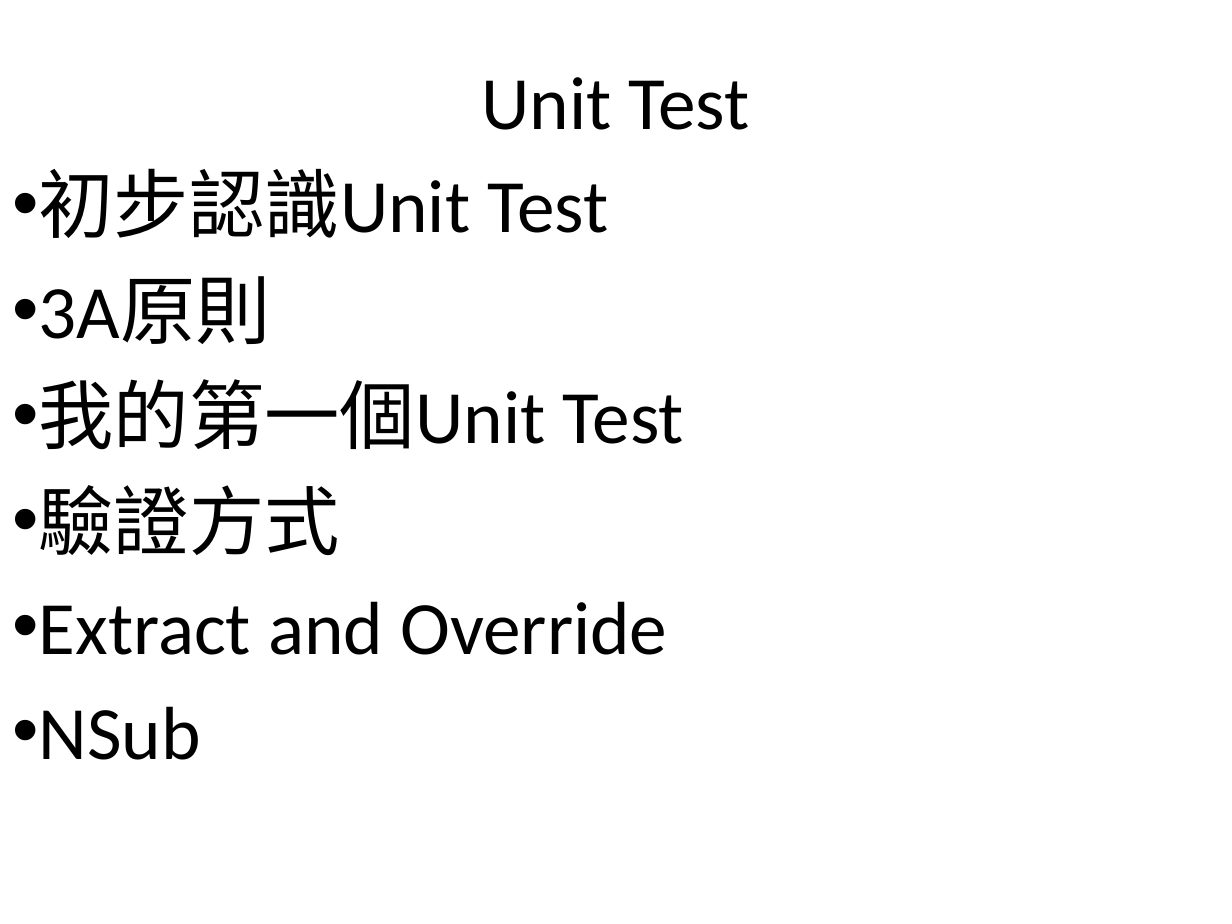
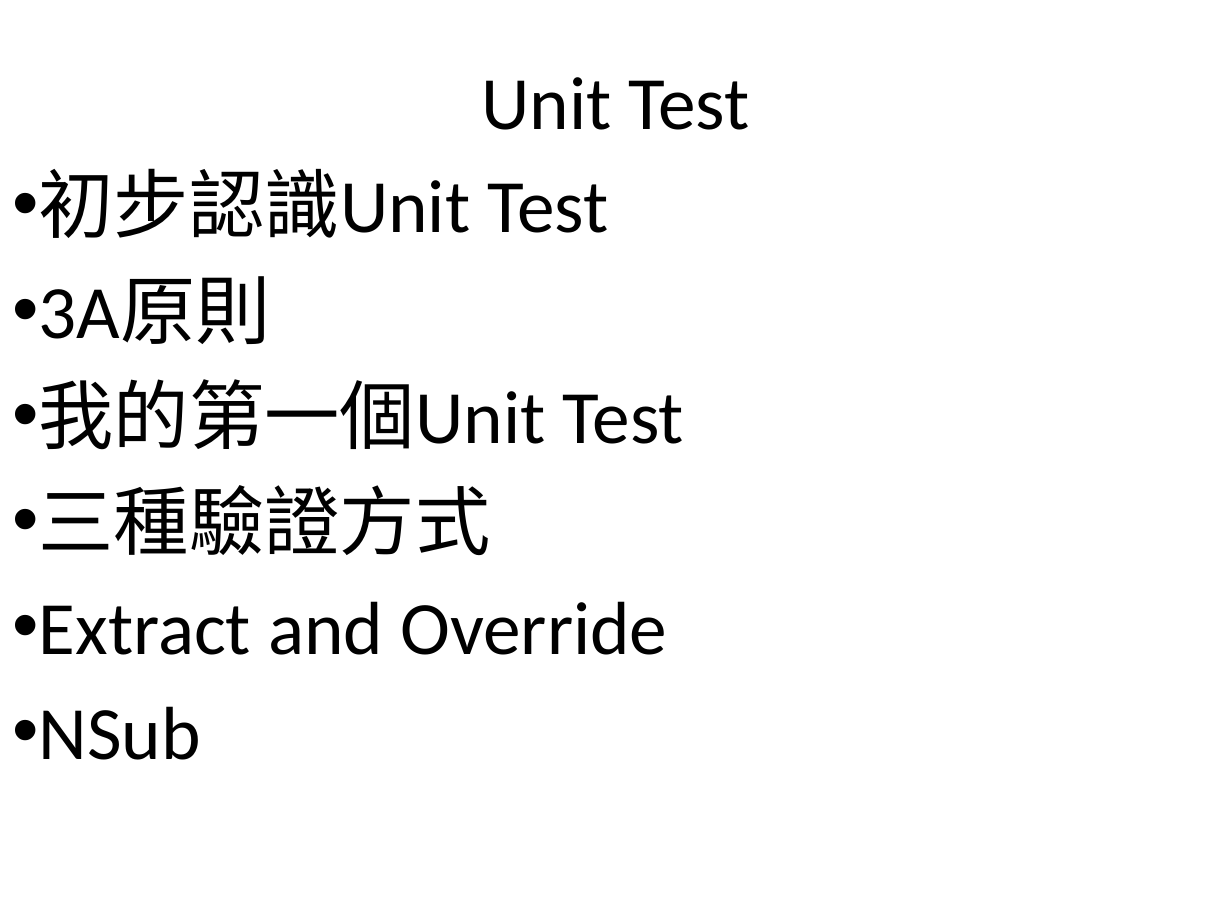
Before and after one commit to lintingwei/UnitTestBasic, a slide deck: slide 1 of Unit Test Basic.pptx. Drawn at 1232x924 pixels with LibreOffice and Linux fonts; fonts in the diff are those of the drawing. Boxes give left, top, right and bottom in pixels: in the first picture for what was removed or moved away, otherwise in the second. Text is boxed around its words. In the diff, an @@ line names an element or a change of style, - is before the commit and + after.

```diff
--- a/Unit Test Basic.pptx
+++ b/Unit Test Basic.pptx
@@ subtitle at (39,485,491,555): text changed @@
-• 驗證方式
+• 三種驗證方式
```
Also in this commit, not shown: 2 slides added, 3 other files.
